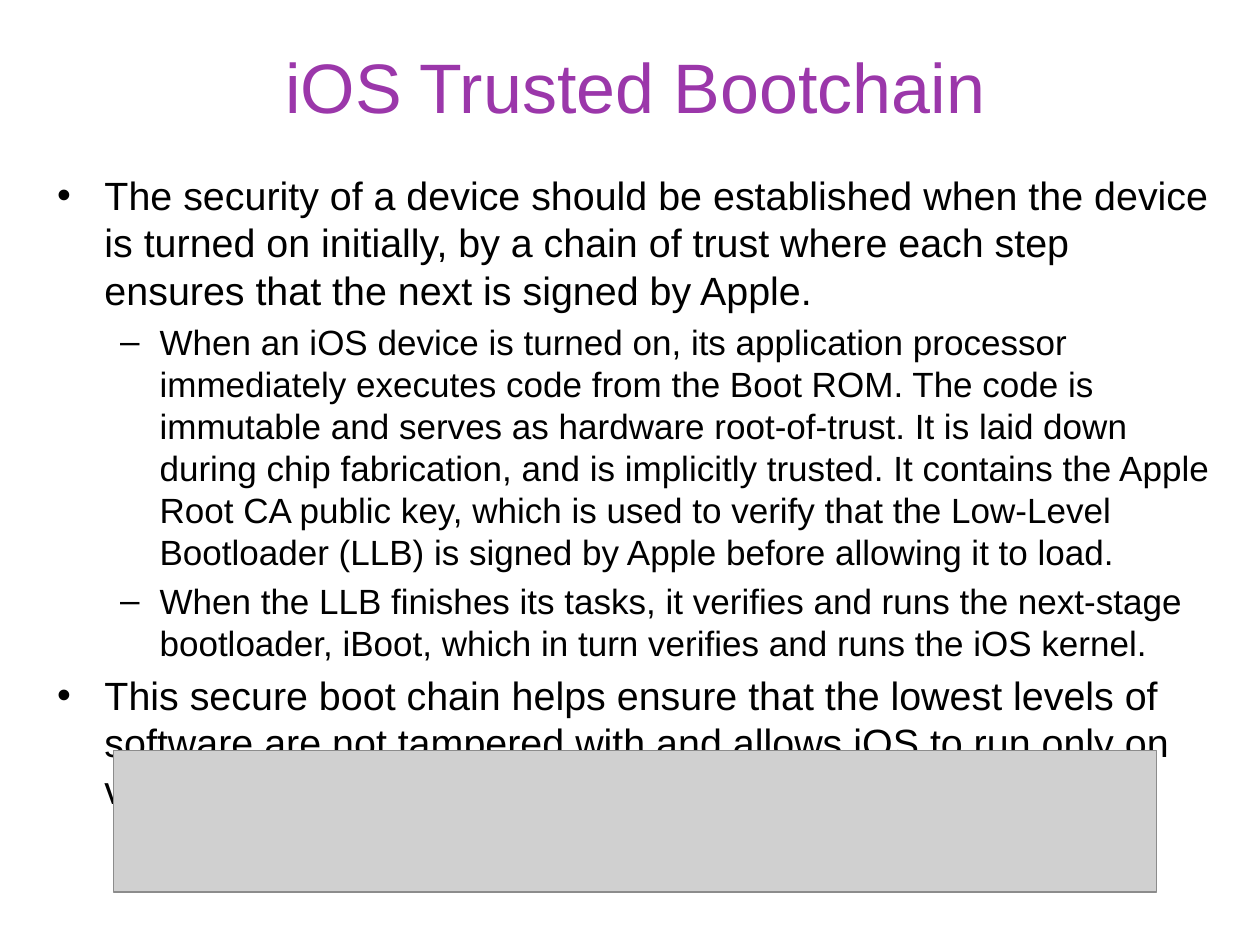
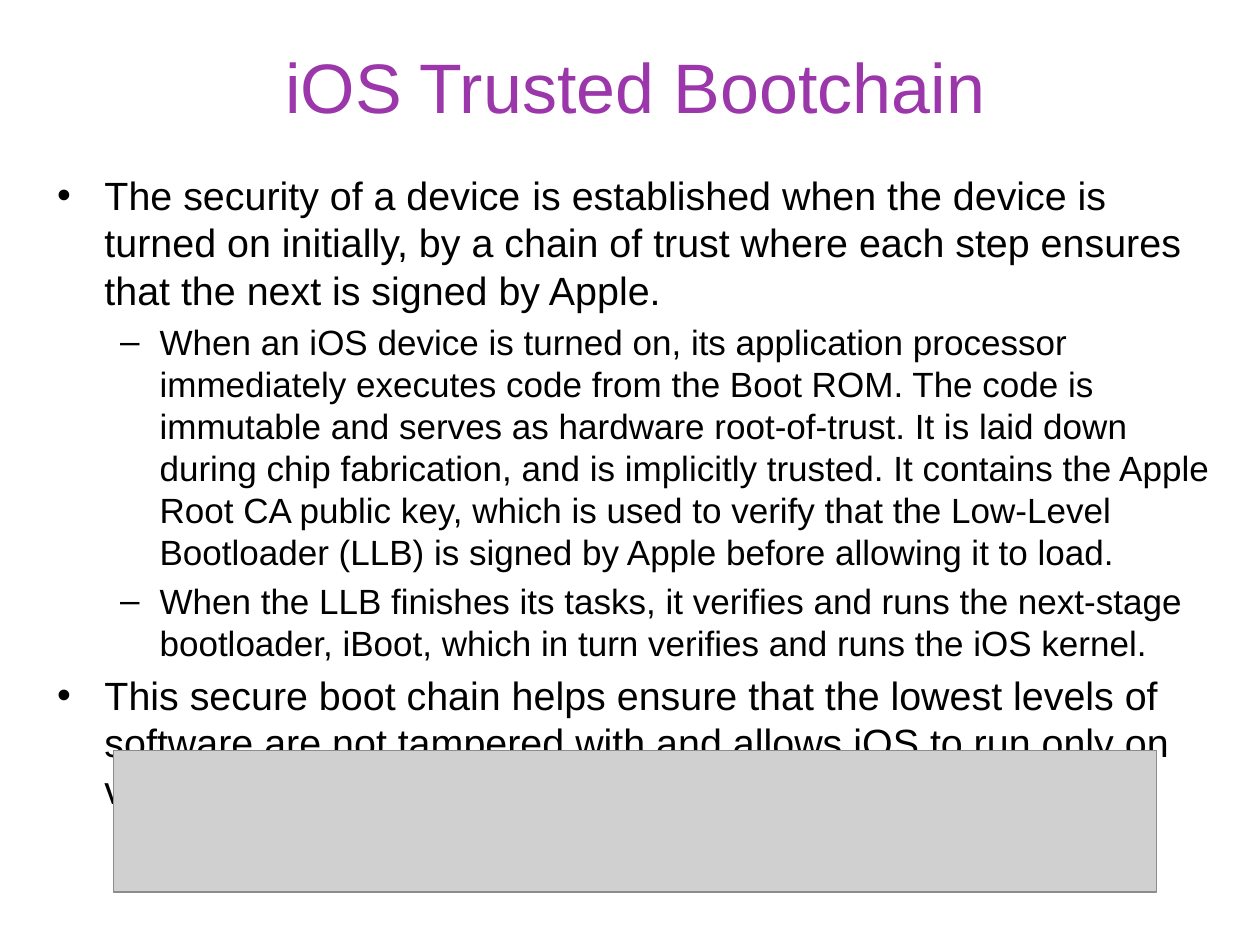
Before and after one commit to gulaoshi/gu.github.io, a slide deck: slide 9 of InfoSec/PPTs/L15-CH24-Wireless Mobile Security.pptx. Drawn at 1260x945 pixels with LibreOffice and Linux fonts; fonts in the diff are those of the drawing; grey boxes stand for pictures. Boxes give left, top, right and bottom in pixels: in the first picture for what was removed or moved away, otherwise in the second. Text is boxed around its words. In the diff, an @@ line names an element or a change of style, - is before the commit and + after.

```diff
--- a/InfoSec/PPTs/L15-CH24-Wireless Mobile Security.pptx
+++ b/InfoSec/PPTs/L15-CH24-Wireless Mobile Security.pptx
@@ text at (x1=104, y1=181, x2=1181, y2=312): text changed @@
-• The security of a device should be established when the device is turned on initially, by a chain of trust where each step ensures that the next is signed by Apple.
+• The security of a device is established when the device is turned on initially, by a chain of trust where each step ensures that the next is signed by Apple.
```
Also in this commit, not shown: 11 other slides changed, 1 slide removed, 3 other files.
